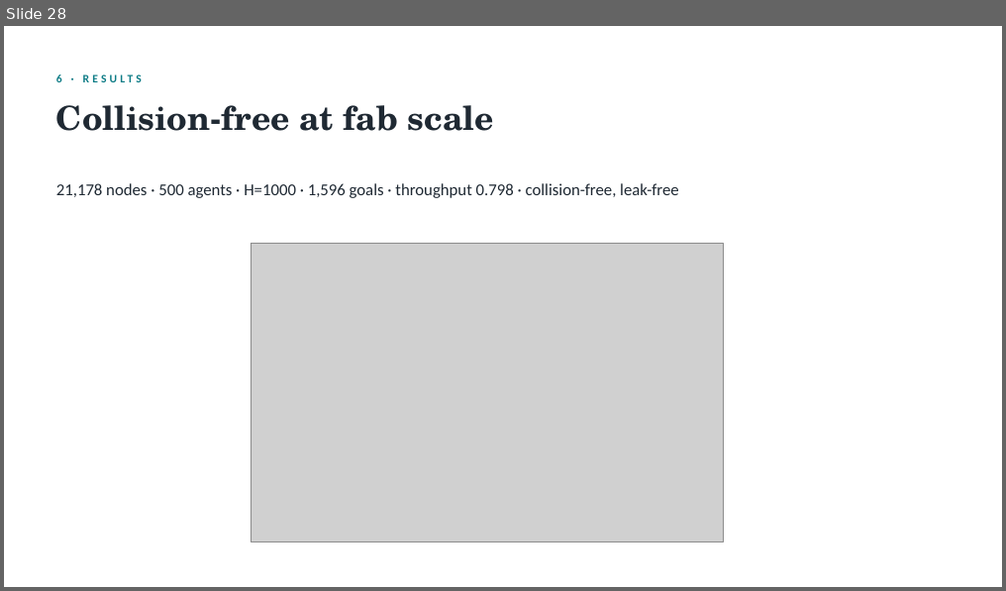
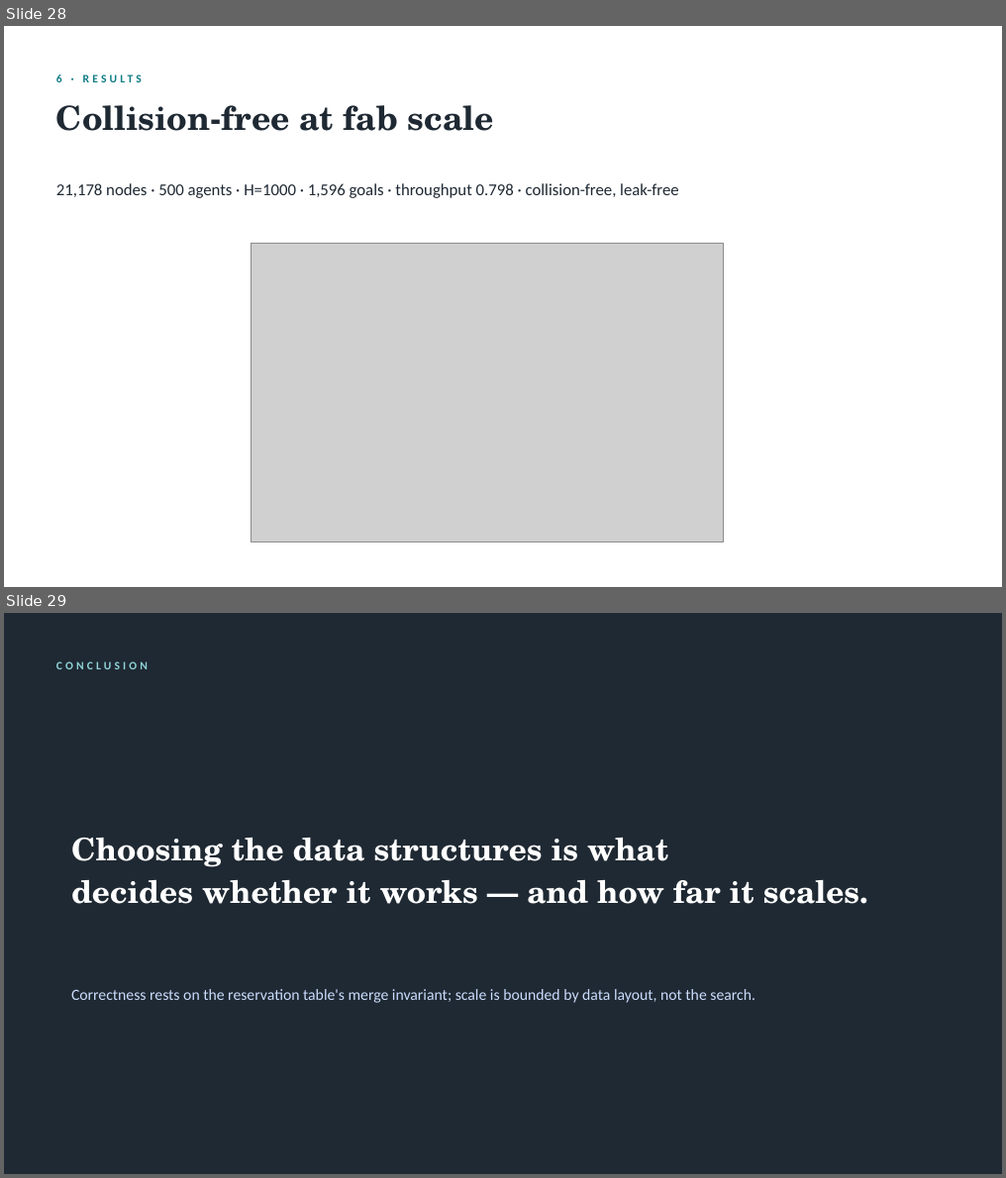
Before and after one commit to dohyunKim0309/OHT_MAPF, a slide deck: results/presentation/OHT_MAPF_presentation.pptx. Shown one above the other, each under a label of ours: slide 28 before the commit, slides 28 and 29 after it. The pictures are 1006x591 and 1006x1178 pixels, drawn with LibreOffice and Linux fonts; fonts in the diff are those of the drawing; grey boxes stand for pictures. Boxes give left, top, right and bottom in pixels: in the first picture for what was removed or moved away, otherwise in the second. Text is boxed around its words. In the diff, an @@ line names an element or a change of style, - is before the commit and + after.

```diff
--- a/results/presentation/OHT_MAPF_presentation.pptx
+++ b/results/presentation/OHT_MAPF_presentation.pptx
@@ slide 29 added at (x1=4, y1=613, x2=1002, y2=1174), background #1F2933 @@
@@ text added at (x1=56, y1=662, x2=148, y2=669), 11 pt, text #8FD3D8, bold @@
+CONCLUSION
@@ text added at (x1=71, y1=838, x2=868, y2=904), 30 pt, text #FFFFFF, bold @@
+Choosing the data structures is what
+decides whether it works — and how far it scales.
@@ text added at (x1=71, y1=989, x2=755, y2=1003), 15 pt, text #CADCFC @@
+Correctness rests on the reservation table's merge invariant; scale is bounded by data layout, not the search.
```
Also in this commit, not shown: 6 slides changed, 1 slide removed, 1 other file.
